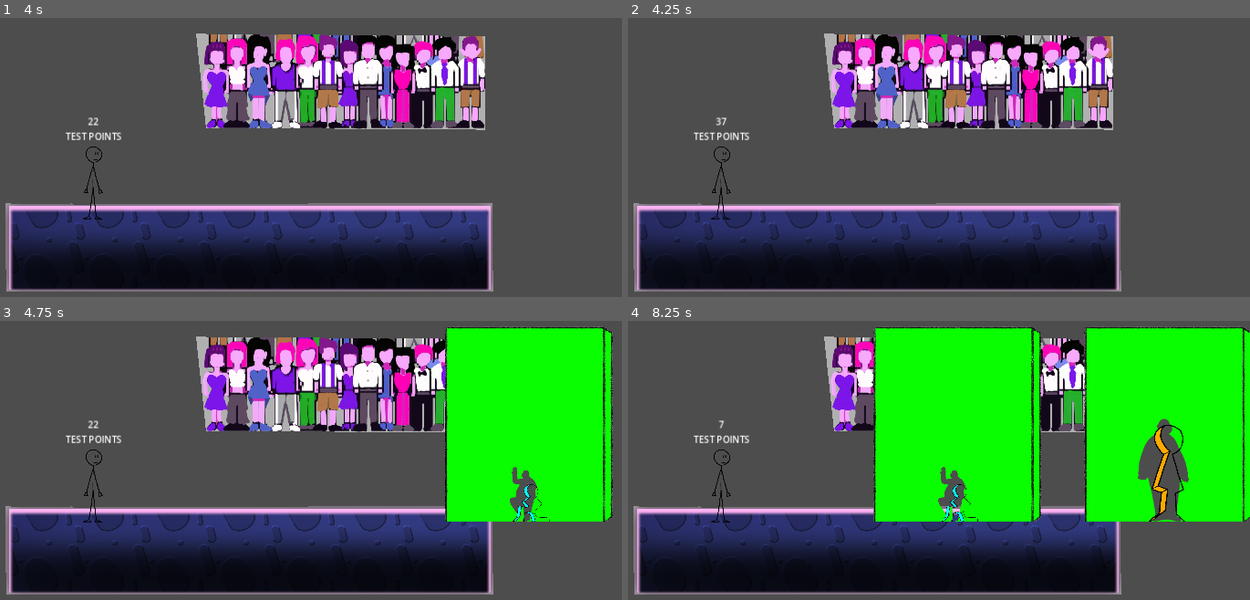
Above: before the commit, frames 1-4 (two rows, left to right).
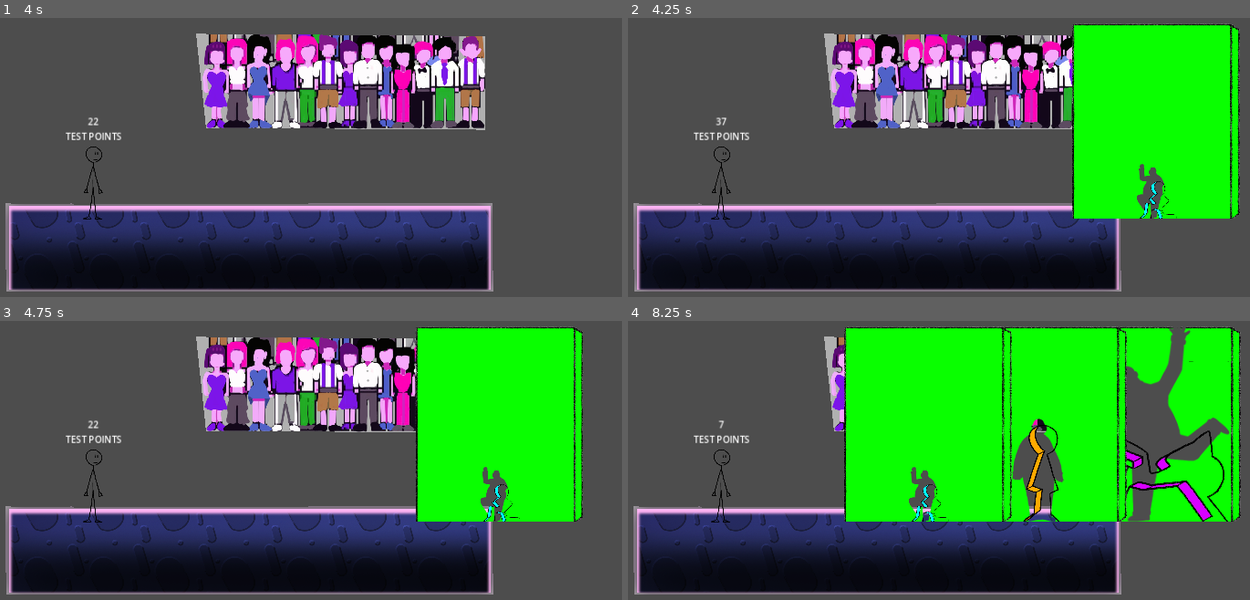
Above: after the commit, the same moments.

Repository: onegm/Scale-Game-Show
Game: Godot game, scene res://levels/Level1.tscn
Same seed, same stepped clock (60 frames per second), same inputs: the game is played once before the commit and once after it.
Inputs:
- Up to frame 1 (4 s): tap Enter at 0.5, 2, 3.5 s; hold Right (pose_right) 0.53-1.28 s; tap A (look_left) at 0.6, 2.1, 3.6 s; tap Space at 1.25, 2.75 s; hold Down (pose_down) 1.28-2.03 s; tap D (look_right) at 1.35, 2.85 s; hold Right (pose_right) 2.03-2.78 s; hold Up (pose_up) 2.78-3.53 s; hold Left (pose_left) from 3.53 s (still down)
- Up to frame 2 (4.25 s): keep holding Left (pose_left)
- Up to frame 3 (4.75 s): keep holding Left (pose_left); tap D (look_right) at 4.35 s
- Up to frame 4 (8.25 s): release Left (pose_left) at 5.03 s; hold Down (pose_down) 5.03-5.78 s; tap A (look_left) at 5.1, 6.6, 8.1 s; hold Right (pose_right) 5.78-6.53 s; tap D (look_right) at 5.85, 7.35 s; hold Up (pose_up) 6.53-7.28 s; hold Right (pose_right) 7.28-8.03 s; hold Down (pose_down) from 8.03 s (still down)

Frame 1 is identical in both runs. In frame 2, 18% of the frame differs, in the area x 71-99%, y 1-72%; in frame 3, 8.3%; in frame 4, 18%, in the area x 34-100%, y 1-72%.

Commit message:
Added assertions for resource error handling

Diff:
--- a/levels/Level1.tscn
+++ b/levels/Level1.tscn
@@ -7,7 +7,7 @@
 [node name="Level1" type="Node2D"]
 y_sort_enabled = true
 script = ExtResource("1_bx0cw")
-song_num = 1
+song_num = 2
 wall_sequence_num = 1
 
 [node name="LevelBackground" parent="." instance=ExtResource("2_qthyg")]
--- a/songs/song_sequence.gd
+++ b/songs/song_sequence.gd
@@ -13,7 +13,9 @@
 var song_sequence_file : FileAccess
 
 func _init(song_num : int):
-	song_sequence_file = FileAccess.open(song_sequence_path + str(song_num) + ".txt",FileAccess.READ)
+	song_sequence_path += str(song_num) + ".txt"
+	assert(FileAccess.file_exists(song_sequence_path), "RESOURCE NOT FOUND: " + song_sequence_path)
+	song_sequence_file = FileAccess.open(song_sequence_path,FileAccess.READ)
 
 func _ready():
 	add_child(song)
--- a/walls/wall_spawner.gd
+++ b/walls/wall_spawner.gd
@@ -4,16 +4,18 @@
 @onready var wall_scene = load("res://walls/Wall.tscn")
 @onready var rand = RandomNumberGenerator.new()
 
-var posture_sequence : WallSequence
-var posture_sequence_path = "res://walls/wall_sequence/wall_sequence_"
+var wall_sequence : WallSequence
+var wall_sequence_path = "res://walls/wall_sequence/wall_sequence_"
 
 func _init(sequence_num : int):
-	posture_sequence = load(posture_sequence_path + str(sequence_num) + ".gd").new()
+	wall_sequence_path += str(sequence_num) + ".gd"
+	assert(ResourceLoader.exists(wall_sequence_path), "RESOURCE NOT FOUND: " + wall_sequence_path)
+	wall_sequence = load(wall_sequence_path).new()
 
 func spawn_wall(spawn_position : Vector2):
-	if !posture_sequence.has_next():
+	if !wall_sequence.has_next():
 		return
-	var next_posture = posture_sequence.next();
+	var next_posture = wall_sequence.next();
 
 	var new_wall = wall_scene.instantiate()
 	add_sibling(new_wall)
Not shown, added: audio/music/Yeaaah_140bpm_v2.mp3.import
Not shown, added: songs/song_timestamps/song_2.txt
Not shown, added: audio/music/Yeaaah_140bpm_v2.mp3
